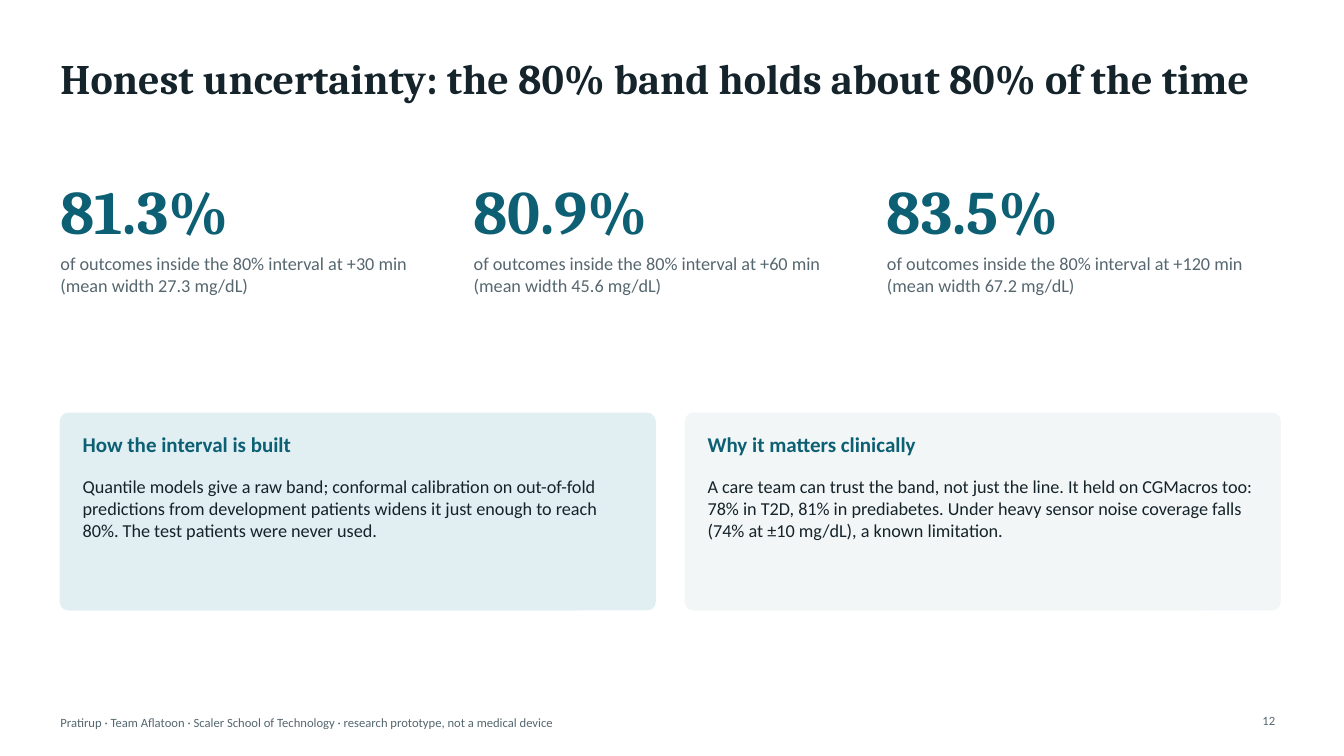
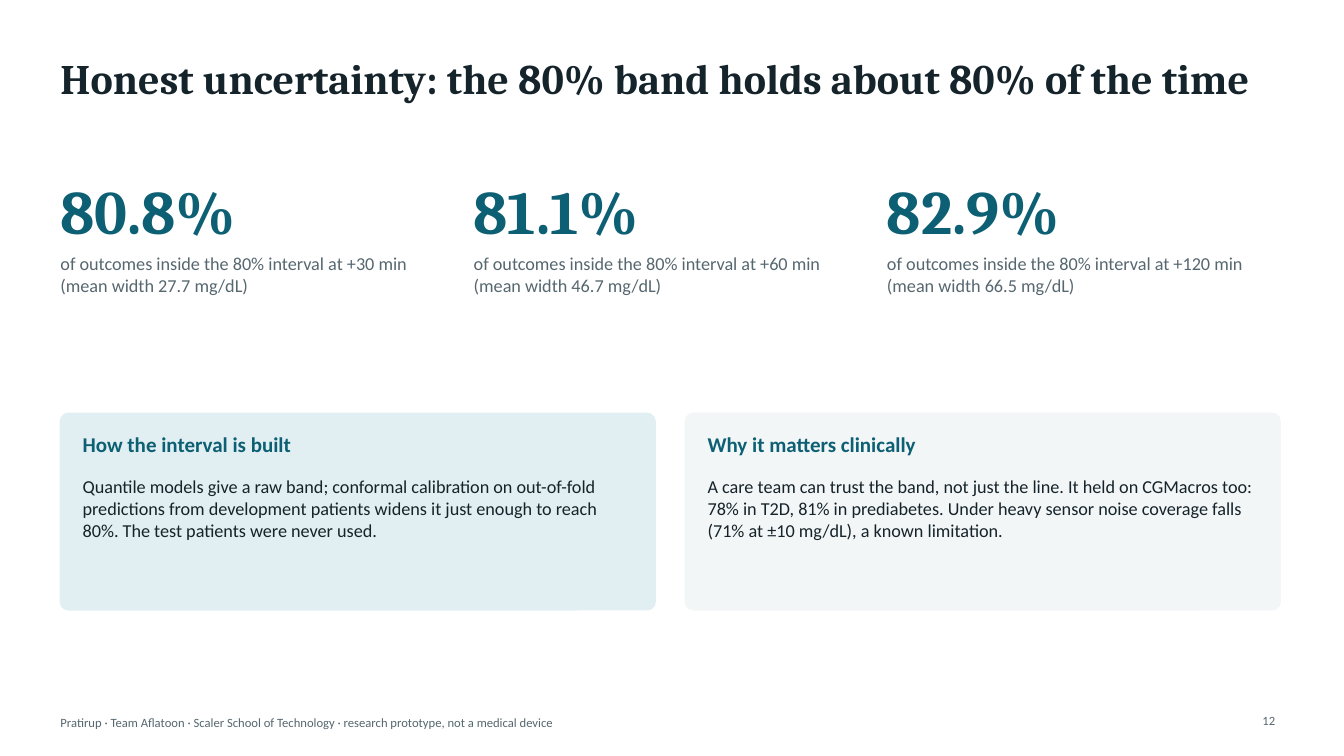
Before and after one commit to Spiritsfuse/pratirup, a slide deck: slide 12 of docs/Pratirup_Presentation.pptx. Drawn at 1344x756 pixels with LibreOffice and Linux fonts; fonts in the diff are those of the drawing. Boxes give left, top, right and bottom in pixels: in the first picture for what was removed or moved away, otherwise in the second. Text is boxed around its words. In the diff, an @@ line names an element or a change of style, - is before the commit and + after.

Commit message:
feat(web): v2 UI with AGP report, consolidated alerts, evidence for v1 to v2
- AGP tab: the consensus ambulatory glucose profile (percentile bands by
  time of day, time in ranges against targets, GMI, CV, GRI, data
  sufficiency).
- Consolidated alerts: worklist badges and the patient alert banner. Risk
  rows show the policy thresholds for <70 and >250; >180 is labelled a
  ranking signal.
- Twin state now shows signal noise. A "model v2" chip.
- Evidence page covers v1 to v2, the alert policy, the Chronos-Bolt
  comparison, the per-patient spread, the new robustness tests and the
  dev noise experiment.
- Route and tab code-splitting cut the initial JS to about 206 kB.

API: per-kind risk thresholds now follow the alert policy, and the v1
false-alert rate is reported in the version comparison. The deck, README
screenshots and figures are refreshed for v2.

```diff
--- a/docs/Pratirup_Presentation.pptx
+++ b/docs/Pratirup_Presentation.pptx
@@ text at [60, 192, 236, 236]: text changed @@
-81.3%
+80.8%
@@ text at [474, 192, 639, 236]: text changed @@
-80.9%
+81.1%
@@ text at [887, 192, 1060, 236]: text changed @@
-83.5%
+82.9%
@@ text at [60, 257, 407, 295]: text changed @@
-of outcomes inside the 80% interval at +30 min (mean width 27.3 mg/dL)
+of outcomes inside the 80% interval at +30 min (mean width 27.7 mg/dL)
@@ text at [474, 257, 820, 295]: text changed @@
-of outcomes inside the 80% interval at +60 min (mean width 45.6 mg/dL)
+of outcomes inside the 80% interval at +60 min (mean width 46.7 mg/dL)
@@ text at [887, 257, 1242, 295]: text changed @@
-of outcomes inside the 80% interval at +120 min (mean width 67.2 mg/dL)
+of outcomes inside the 80% interval at +120 min (mean width 66.5 mg/dL)
@@ text at [708, 480, 1252, 540]: text changed @@
-A care team can trust the band, not just the line. It held on CGMacros too: 78% in T2D, 81% in prediabetes. Under heavy sensor noise coverage falls (74% at ±10 mg/dL), a known limitation.
+A care team can trust the band, not just the line. It held on CGMacros too: 78% in T2D, 81% in prediabetes. Under heavy sensor noise coverage falls (71% at ±10 mg/dL), a known limitation.
```
Also in this commit, not shown: 6 other slides changed, 2 slides added, 1 slide removed, 40 other files.
